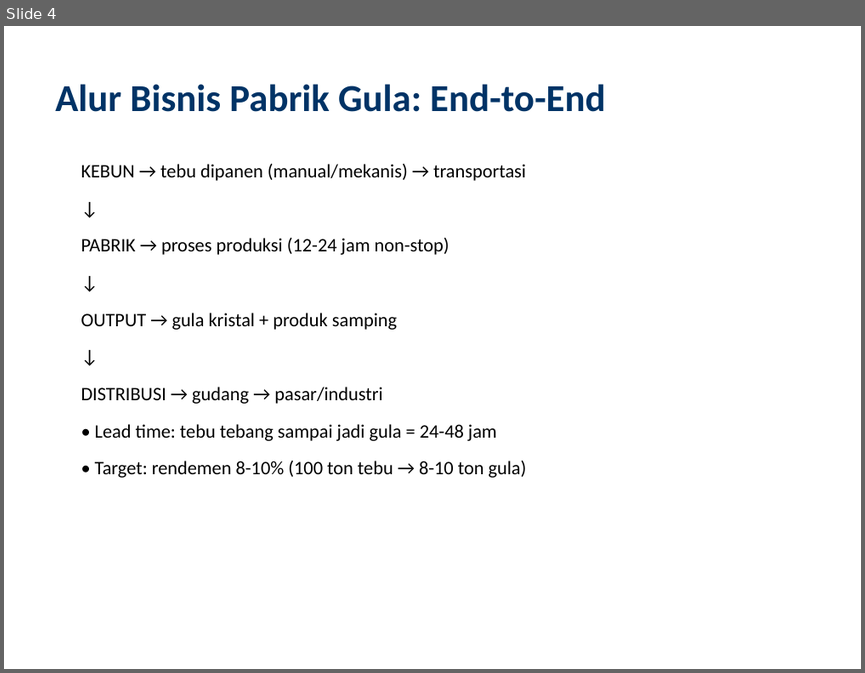
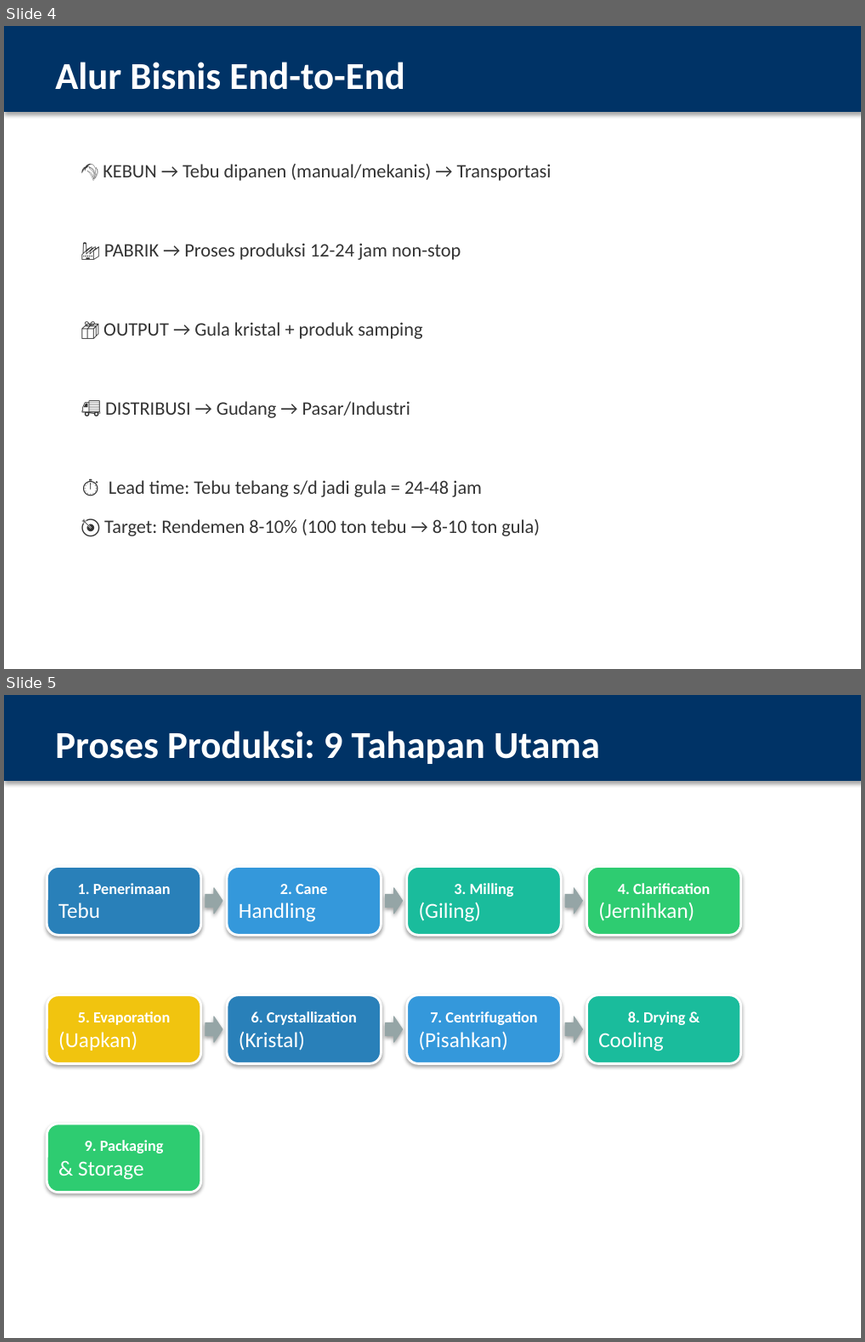
Before and after one commit to thereaintnocheaphappiness-cmyk/buat-tugas, a slide deck: PPT_Overview_Pabrik_Gula_IMPROVED.pptx. Shown one above the other, each under a label of ours: slide 4 before the commit, slides 4 and 5 after it. The pictures are 865x673 and 865x1342 pixels, drawn with LibreOffice and Linux fonts; fonts in the diff are those of the drawing. Boxes give left, top, right and bottom in pixels: in the first picture for what was removed or moved away, otherwise in the second. Text is boxed around its words. In the diff, an @@ line names an element or a change of style, - is before the commit and + after.

```diff
--- a/PPT_Overview_Pabrik_Gula_IMPROVED.pptx
+++ b/PPT_Overview_Pabrik_Gula_IMPROVED.pptx
@@ slide 5 added at box(4, 695, 861, 1338), background #FFFFFF @@
@@ rectangle added at box(4, 695, 861, 781), fill #003366, outline #003366 0.75 pt @@
@@ text added at box(55, 731, 600, 764), 32 pt, text #FFFFFF, bold @@
+Proses Produksi: 9 Tahapan Utama
@@ rounded rectangle added at box(46, 867, 201, 935), fill #2980B9, outline #FFFFFF 2 pt, 13 pt, text #FFFFFF, bold @@
+1. Penerimaan
+Tebu
@@ rounded rectangle added at box(227, 867, 381, 935), fill #3498DB, outline #FFFFFF 2 pt, 18 pt, text #FFFFFF @@
+2. Cane
+Handling
@@ rounded rectangle added at box(407, 867, 561, 935), fill #1ABC9C, outline #FFFFFF 2 pt, 13 pt, text #FFFFFF, bold @@
+3. Milling
+(Giling)
@@ rounded rectangle added at box(586, 867, 741, 935), fill #2ECC71, outline #FFFFFF 2 pt, 13 pt, text #FFFFFF, bold @@
+4. Clarification
+(Jernihkan)
@@ right arrow added at box(205, 888, 222, 913), fill #95A5A6, outline #95A5A6 0.75 pt @@
@@ right arrow added at box(386, 888, 403, 913), fill #95A5A6, outline #95A5A6 0.75 pt @@
@@ right arrow added at box(565, 888, 582, 913), fill #95A5A6, outline #95A5A6 0.75 pt @@
@@ rounded rectangle added at box(46, 995, 201, 1063), fill #F1C40F, outline #FFFFFF 2 pt, 13 pt, text #FFFFFF, bold @@
+5. Evaporation
+(Uapkan)
@@ rounded rectangle added at box(227, 995, 381, 1063), fill #2980B9, outline #FFFFFF 2 pt, 13 pt, text #FFFFFF, bold @@
+6. Crystallization
+(Kristal)
@@ rounded rectangle added at box(407, 995, 561, 1063), fill #3498DB, outline #FFFFFF 2 pt, 13 pt, text #FFFFFF, bold @@
+7. Centrifugation
+(Pisahkan)
@@ rounded rectangle added at box(586, 995, 741, 1063), fill #1ABC9C, outline #FFFFFF 2 pt, 13 pt, text #FFFFFF, bold @@
+8. Drying &
+Cooling
@@ right arrow added at box(205, 1016, 222, 1042), fill #95A5A6, outline #95A5A6 0.75 pt @@
@@ right arrow added at box(386, 1016, 403, 1042), fill #95A5A6, outline #95A5A6 0.75 pt @@
@@ right arrow added at box(565, 1016, 582, 1042), fill #95A5A6, outline #95A5A6 0.75 pt @@
@@ rounded rectangle added at box(46, 1123, 201, 1192), fill #2ECC71, outline #FFFFFF 2 pt, 13 pt, text #FFFFFF, bold @@
+9. Packaging
+& Storage
@@ slide 4 changed as well @@
@@ rectangle added at box(4, 26, 861, 112), fill #003366, outline #003366 0.75 pt @@
@@ text at box(55, 62, 404, 90): text changed; text colour #003366 to #FFFFFF @@
-Alur Bisnis Pabrik Gula: End-to-End
+Alur Bisnis End-to-End
@@ text at box(103, 164, 551, 536): text changed; text colour #000000 to #333333 @@
-KEBUN → tebu dipanen (manual/mekanis) → transportasi
-↓
-PABRIK → proses produksi (12-24 jam non-stop)
-↓
-OUTPUT → gula kristal + produk samping
-↓
-DISTRIBUSI → gudang → pasar/industri
-• Lead time: tebu tebang sampai jadi gula = 24-48 jam
-• Target: rendemen 8-10% (100 ton tebu → 8-10 ton gula)
+🌾 KEBUN → Tebu dipanen (manual/mekanis) → Transportasi
+🏭 PABRIK → Proses produksi 12-24 jam non-stop
+📦 OUTPUT → Gula kristal + produk samping
+🚚 DISTRIBUSI → Gudang → Pasar/Industri
+⏱️ Lead time: Tebu tebang s/d jadi gula = 24-48 jam
+🎯 Target: Rendemen 8-10% (100 ton tebu → 8-10 ton gula)
```
Also in this commit, not shown: 15 other slides changed, 1 other slide added, 1 slide removed.
